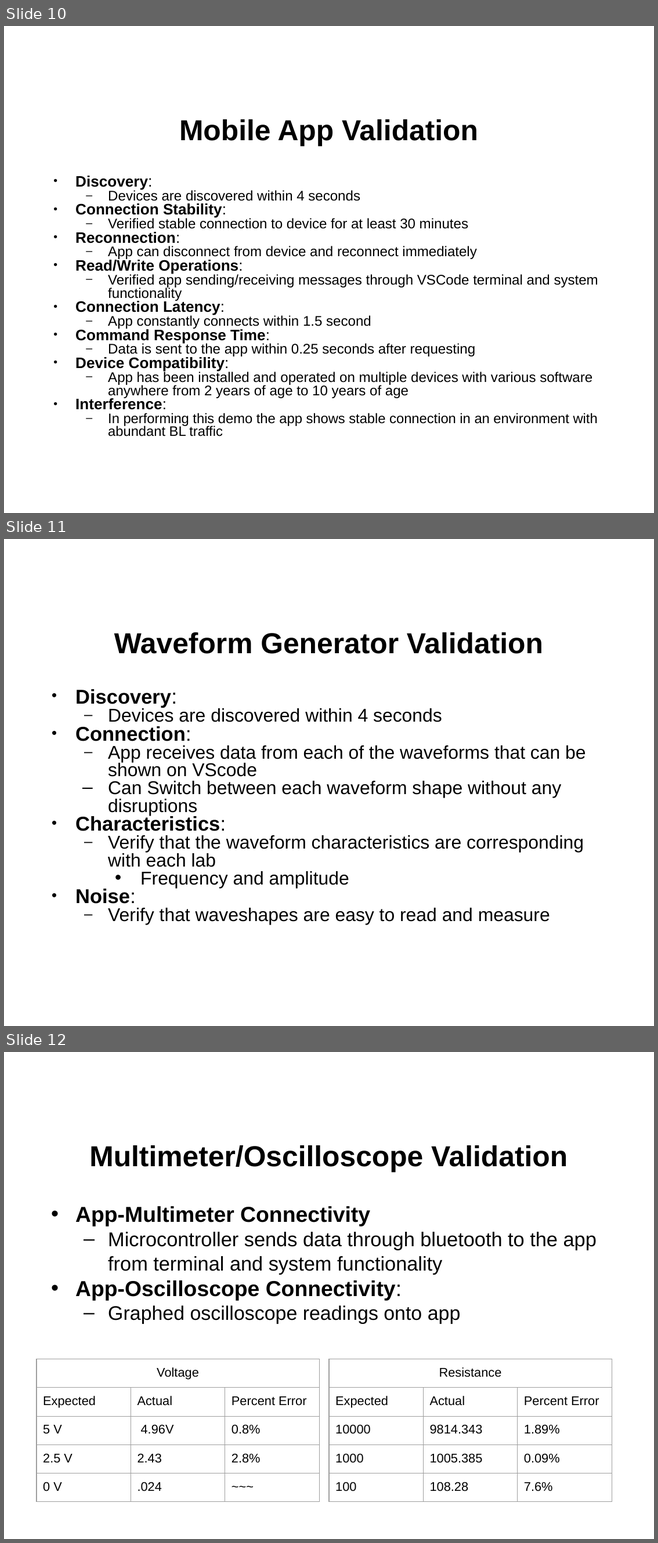
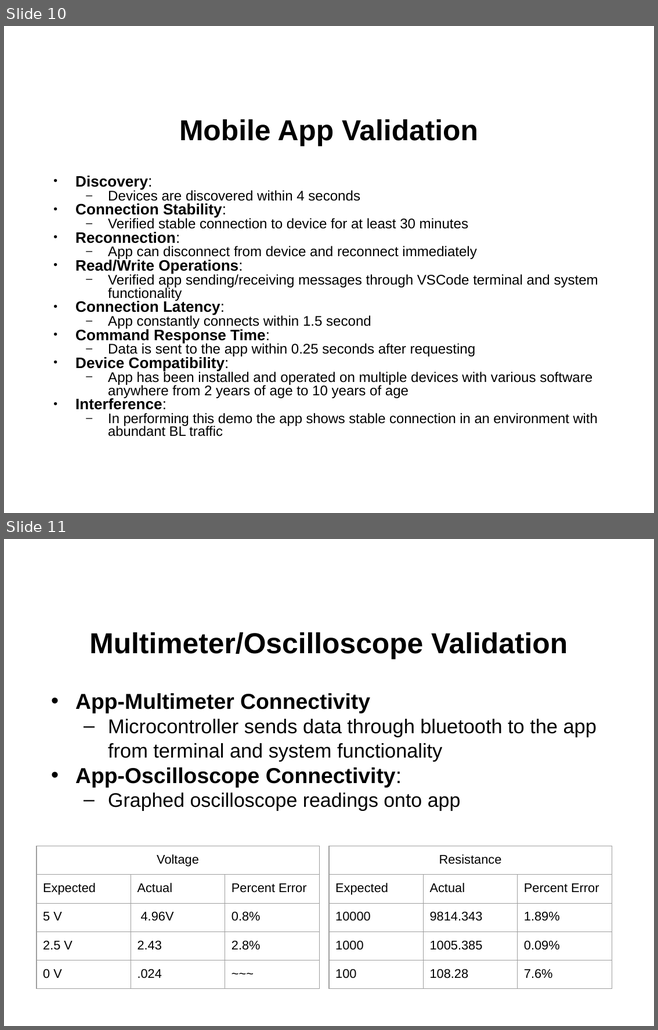
Before and after one commit to l-diazsantini/ECEN215LabKit, a slide deck: Documents/ECEN 404/Virtual Project Showcase.pptx. Shown one above the other, each under a label of ours: slides 10, 11 and 12 before the commit, slides 10 and 11 after it. The pictures are 658x1543 and 658x1030 pixels, drawn with LibreOffice and Linux fonts; fonts in the diff are those of the drawing; background and template pictures are left out. Boxes give left, top, right and bottom in pixels: in the first picture for what was removed or moved away, otherwise in the second. Text is boxed around its words. In the diff, an @@ line names an element or a change of style, - is before the commit and + after.

```diff
--- a/Documents/ECEN 404/Virtual Project Showcase.pptx
+++ b/Documents/ECEN 404/Virtual Project Showcase.pptx
@@ slide 11 removed at (x1=4, y1=539, x2=654, y2=1026), background picture (left out) @@
@@ title removed at (x1=114, y1=632, x2=543, y2=654) @@
-Waveform Generator Validation
@@ text removed at (x1=75, y1=689, x2=585, y2=925) @@
-• Discovery:
-  – Devices are discovered within 4 seconds
-• Connection:
-  – App receives data from each of the waveforms that can be shown on VScode
-  – Can Switch between each waveform shape without any disruptions
-• Characteristics:
-  – Verify that the waveform characteristics are corresponding with each lab
-    • Frequency and amplitude
-• Noise:
-  – Verify that waveshapes are easy to read and measure
@@ what was slide 12 is now slide 11 @@
```
Also in this commit, not shown: 2 slides changed, 11 slides added, 9 other slides removed.
